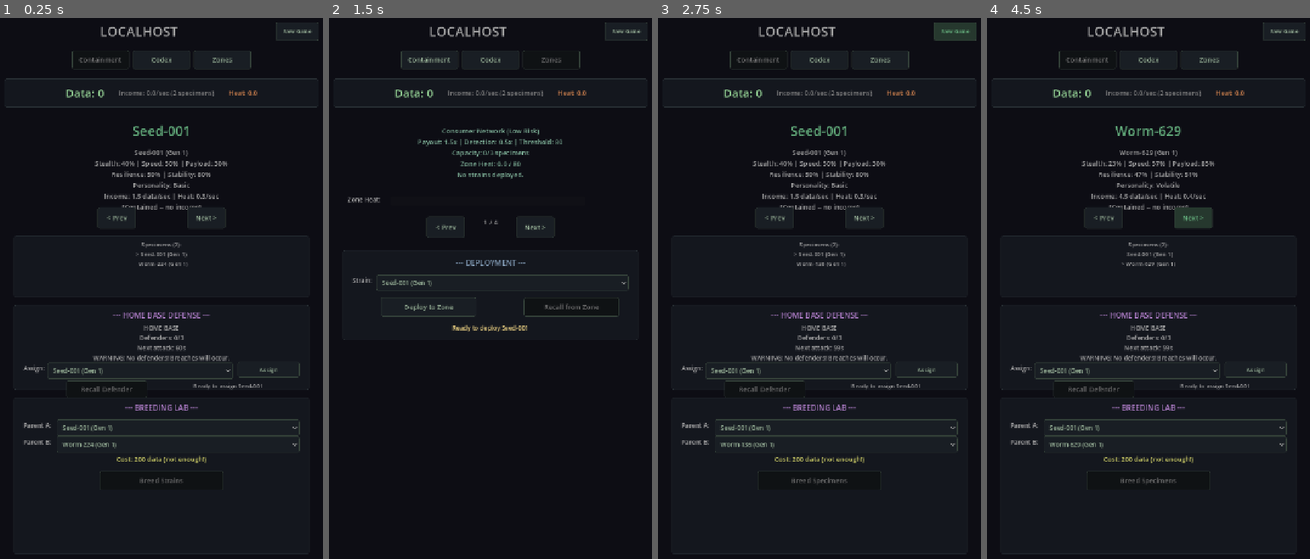
Above: before the commit, frames 1-4 (left to right).
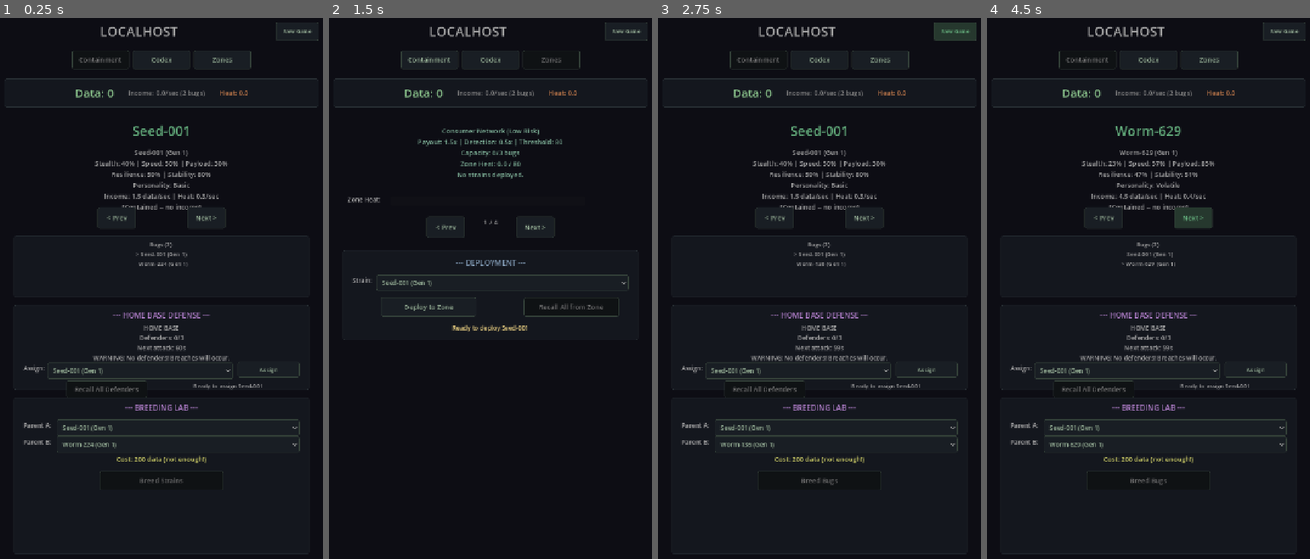
Above: after the commit, the same moments.

Repository: Dr-Bongjoose/localhost-game
Game: Godot game, scene res://scenes/main.tscn
Two runs of this game, one before a commit and one after it. Both use one fixed random seed, a clock stepped at 60 frames per second and the inputs below.
Inputs:
- Up to frame 1 (0.25 s): no input
- Up to frame 2 (1.5 s): click "Codex" at 0.5 s; click "Zones" at 1.25 s
- Up to frame 3 (2.75 s): click "New Game" at 2 s
- Up to frame 4 (4.5 s): click "< Prev" at 2.75 s; click "New Game" at 3.5 s; click "Next >" at 4.25 s

The runs differ from the first frame. In frame 1, 0.5% of the frame differs, in the area x 20-80%, y 13-70%; in frame 2, 0.6%, in the area x 20-85%, y 13-54%; in frame 3, 0.6%; in frame 4, 0.6%.

Commit message:
Rename specimens to bugs + remove active bugs from dropdowns
Rename: 'Specimen(s)' -> 'Bug(s)' in all UI text (shorter, easier to say)

Dropdown filtering:
- Breeding dropdowns: only show bugs at home base (not deployed, not defending)
  Makes no sense to breed bugs that aren't in your containment facility
- Zone deploy dropdown: only show available bugs (not deployed, not defending)
- Defender dropdown: only show available bugs (not deployed, not already defending)

Recall changes (since deployed/defending bugs aren't in dropdowns anymore):
- Zone recall: 'Recall All from Zone' -- recalls all bugs from current zone
- Defender recall: 'Recall All Defenders' -- recalls all defenders at once
- Button text shows count: 'Recall All (2)' etc.

Breed cost display:
- Shows 'Only N bug(s) at home -- recall some to breed' when not enough available
- Handles empty dropdown selection gracefully

All 7 test suites pass. Headless 600-frame load clean.

Diff:
--- a/scenes/main.tscn
+++ b/scenes/main.tscn
@@ -181,7 +181,7 @@
 offset_top = 10.0
 offset_right = 605.0
 offset_bottom = 110.0
-text = "Strains (0):"
+text = "Bugs (0):"
 horizontal_alignment = 1
 theme_override_font_sizes/font_size = 12
 autowrap_mode = 2
@@ -245,7 +245,7 @@
 offset_top = 160.0
 offset_right = 280.0
 offset_bottom = 195.0
-text = "Recall Defender"
+text = "Recall All Defenders"
 
 [node name="HomeBaseActionLabel" type="Label" parent="ScrollContainer/MarginContainer/VBox/ContainmentView/HomeBasePanel"]
 layout_mode = 0
@@ -493,7 +493,7 @@
 offset_top = 100.0
 offset_right = 580.0
 offset_bottom = 140.0
-text = "Recall from Zone"
+text = "Recall All from Zone"
 
 [node name="ZoneActionLabel" type="Label" parent="ScrollContainer/MarginContainer/VBox/ZonesView/ZoneDeployPanel"]
 layout_mode = 0
--- a/scripts/main.gd
+++ b/scripts/main.gd
@@ -263,7 +263,7 @@
 
 	# Re-enable breed button if it was cooling
 	breed_button.disabled = false
-	breed_button.text = "Breed Specimens"
+	breed_button.text = "Breed Bugs"
 
 	# Initialize a fresh new game
 	_init_new_game()
@@ -358,9 +358,9 @@
 
 func _process(delta: float) -> void:
 	# --- IDLE INCOME ---
-	# Specimens that are NOT deployed earn ZERO data. They're sitting in
+	# Bugs that are NOT deployed earn ZERO data. They're sitting in
 	# containment doing nothing -- no income, no heat. The only way to earn
-	# data is to actively deploy specimens to zones.
+	# data is to actively deploy bugs to zones.
 	# This makes every deployment a meaningful decision, not just "passive income."
 	# (Previously idle strains earned full income -- that made deployment feel
 	# optional and the game felt like a waiting simulator.)
@@ -400,7 +400,7 @@
 		if breed_cooldown <= 0.0:
 			breed_cooldown = 0.0
 			breed_button.disabled = false
-			breed_button.text = "Breed Specimens"
+			breed_button.text = "Breed Bugs"
 
 			# --- RAID NOTIFICATIONS ---
 	if not raid_notifications.is_empty():
@@ -484,7 +484,7 @@
 
 func update_strain_display() -> void:
 	if player_strains.is_empty():
-		strain_name_label.text = "No specimens"
+		strain_name_label.text = "No bugs"
 		traits_label.text = ""
 		return
 	var strain: Strain = player_strains[active_strain_index]
@@ -502,17 +502,17 @@
 func update_data_display() -> void:
 	data_label.text = "Data: %.0f" % floor(player_data)
 
-	# Only zone income counts (idle specimens earn nothing)
+	# Only zone income counts (idle bugs earn nothing)
 	var z_income: float = 0.0
 	for zone in zones:
 		z_income += zone.get_zone_income()
 
-	income_label.text = "Income: %.1f/sec (%d specimens)" % [z_income, player_strains.size()]
+	income_label.text = "Income: %.1f/sec (%d bugs)" % [z_income, player_strains.size()]
 	heat_label.text = "Heat: %.1f" % total_heat
 
 
 func update_strain_list() -> void:
-	var list_text: String = "Specimens (%d):\n" % player_strains.size()
+	var list_text: String = "Bugs (%d):\n" % player_strains.size()
 	for i in range(player_strains.size()):
 		var strain: Strain = player_strains[i]
 		var marker: String = "  "
@@ -530,30 +530,53 @@
 func update_breeding_dropdowns() -> void:
 	parent_a_dropdown.clear()
 	parent_b_dropdown.clear()
+	# Only show bugs that are at home base (not deployed, not defending)
+	# You can only breed bugs that are physically in your containment facility
+	var available: Array[int] = []
 	for i in range(player_strains.size()):
+		var strain: Strain = player_strains[i]
+		if not _is_strain_deployed(strain) and not home_base.is_defender(strain):
+			available.append(i)
+
+	for i in available:
 		var strain: Strain = player_strains[i]
 		var label: String = "%s (Gen %d)" % [strain.strain_name, strain.generation]
 		parent_a_dropdown.add_item(label, i)
 		parent_b_dropdown.add_item(label, i)
-	parent_a_dropdown.select(0)
-	if player_strains.size() > 1:
-		parent_b_dropdown.select(1)
-	else:
-		parent_b_dropdown.select(0)
+
+	if available.size() > 0:
+		parent_a_dropdown.select(0)
+		if available.size() > 1:
+			parent_b_dropdown.select(1)
+		else:
+			parent_b_dropdown.select(0)
 
 
 func update_breed_cost_display() -> void:
-	if player_strains.size() < 2:
-		breed_cost_label.text = "Need at least 2 specimens to breed"
+	# Count how many bugs are available for breeding (not deployed, not defending)
+	var available_count: int = 0
+	for strain in player_strains:
+		if not _is_strain_deployed(strain) and not home_base.is_defender(strain):
+			available_count += 1
+
+	if available_count < 2:
+		if player_strains.size() < 2:
+			breed_cost_label.text = "Need at least 2 bugs to breed"
+		else:
+			breed_cost_label.text = "Only %d bug(s) at home -- recall some to breed" % available_count
 		breed_button.disabled = true
 		return
 	var idx_a: int = parent_a_dropdown.get_selected_id()
 	var idx_b: int = parent_b_dropdown.get_selected_id()
+	if idx_a < 0 or idx_b < 0:
+		breed_cost_label.text = "No bugs selected"
+		breed_button.disabled = true
+		return
 	var strain_a: Strain = player_strains[idx_a]
 	var strain_b: Strain = player_strains[idx_b]
 	var cost: int = Breeding.get_breed_cost(strain_a, strain_b)
 	if idx_a == idx_b:
-		breed_cost_label.text = "Select two DIFFERENT specimens"
+		breed_cost_label.text = "Select two DIFFERENT bugs"
 		breed_button.disabled = true
 	elif player_data < cost:
 		breed_cost_label.text = "Cost: %d data (not enough!)" % cost
@@ -572,10 +595,10 @@
 	var idx_b: int = parent_b_dropdown.get_selected_id()
 
 	if idx_a == idx_b:
-		breed_result_label.text = "Cannot breed a specimen with itself!"
+		breed_result_label.text = "Cannot breed a bug with itself!"
 		return
 	if player_strains.size() < 2:
-		breed_result_label.text = "Need at least 2 specimens!"
+		breed_result_label.text = "Need at least 2 bugs!"
 		return
 
 	var parent_a: Strain = player_strains[idx_a]
@@ -663,7 +686,7 @@
 func update_codex_display() -> void:
 	codex_summary_label.text = codex.get_summary()
 	if codex.get_count() == 0:
-		codex_entry_label.text = "No specimens discovered yet.\nBreed specimens to fill your codex!"
+		codex_entry_label.text = "No bugs discovered yet.\nBreed bugs to fill your codex!"
 		codex_counter_label.text = "0 / 0"
 		return
 	codex_index = clampi(codex_index, 0, codex.get_count() - 1)
@@ -731,41 +754,50 @@
 	heat_fill.set_corner_radius_all(2)
 	zone_heat_bar.add_theme_stylebox_override("fill", heat_fill)
 
-	# Update deploy button state
+	# Update deploy/recall button state
 	var selected_strain: Strain = _get_selected_deploy_strain()
-	if selected_strain == null:
-		zone_deploy_button.disabled = true
+	if zone.deployed_strains.is_empty():
+		# No bugs deployed in this zone
 		zone_recall_button.disabled = true
-		zone_action_label.text = "No specimens available to deploy"
-	elif zone.has_strain(selected_strain):
-		zone_deploy_button.disabled = true
+		if selected_strain == null:
+			zone_deploy_button.disabled = true
+			if player_strains.is_empty():
+				zone_action_label.text = "No bugs available to deploy"
+			else:
+				zone_action_label.text = "All bugs are deployed or defending"
+		elif zone.is_full():
+			zone_deploy_button.disabled = true
+			zone_action_label.text = "Zone is full (%d/%d)" % [zone.deployed_strains.size(), zone.capacity]
+		else:
+			zone_deploy_button.disabled = false
+			zone_action_label.text = "Ready to deploy %s" % selected_strain.strain_name
+	else:
+		# Bugs are deployed in this zone -- can recall them
 		zone_recall_button.disabled = false
-		zone_action_label.text = "%s is deployed here" % selected_strain.strain_name
-	elif _is_strain_deployed(selected_strain):
-		zone_deploy_button.disabled = true
-		zone_recall_button.disabled = true
-		zone_action_label.text = "%s is deployed elsewhere. Recall it first." % selected_strain.strain_name
-	elif zone.is_full():
-		zone_deploy_button.disabled = true
-		zone_recall_button.disabled = true
-		zone_action_label.text = "Zone is full (%d/%d)" % [zone.deployed_strains.size(), zone.capacity]
-	else:
-		zone_deploy_button.disabled = false
-		zone_recall_button.disabled = true
-		zone_action_label.text = "Ready to deploy %s" % selected_strain.strain_name
+		zone_recall_button.text = "Recall All (%d)" % zone.deployed_strains.size()
+		if selected_strain == null or zone.is_full():
+			zone_deploy_button.disabled = true
+			if selected_strain == null and not player_strains.is_empty():
+				zone_action_label.text = "All available bugs deployed"
+			elif zone.is_full():
+				zone_action_label.text = "Zone is full (%d/%d)" % [zone.deployed_strains.size(), zone.capacity]
+			else:
+				zone_action_label.text = "No bugs to deploy"
+		else:
+			zone_deploy_button.disabled = false
+			zone_action_label.text = "Ready to deploy %s" % selected_strain.strain_name
 
 
 func update_deploy_dropdown() -> void:
 	zone_deploy_dropdown.clear()
+	# Only show bugs that are available (not deployed to any zone, not defending)
+	# Deployed bugs are recalled via the "Recall All" button instead
 	for i in range(player_strains.size()):
 		var strain: Strain = player_strains[i]
-		var label: String = "%s (Gen %d)" % [strain.strain_name, strain.generation]
-		var dep_zone: Zone = _get_strain_zone(strain)
-		if dep_zone != null:
-			label += " [%s]" % dep_zone.get_type_name()
-		zone_deploy_dropdown.add_item(label, i)
-	if player_strains.size() > 0:
-		zone_deploy_dropdown.select(0)
+		if not _is_strain_deployed(strain) and not home_base.is_defender(strain):
+			var label: String = "%s (Gen %d)" % [strain.strain_name, strain.generation]
+			zone_deploy_dropdown.add_item(label, i)
+	# No auto-select needed -- the zone display handles button state
 
 
 func _get_selected_deploy_strain() -> Strain:
@@ -793,18 +825,21 @@
 
 
 func _on_recall_pressed() -> void:
-	var strain: Strain = _get_selected_deploy_strain()
-	if strain == null:
-		return
+	# Recall ALL bugs from the current zone (since deployed bugs aren't in the dropdown)
 	var zone: Zone = zones[active_zone_index]
-	if zone.recall(strain):
-		strain_deploy_map.erase(strain.strain_name)
-		zone_action_label.text = "Recalled %s from %s" % [strain.strain_name, zone.zone_name]
+	var recalled_count: int = 0
+	for strain in zone.deployed_strains.duplicate():
+		if zone.recall(strain):
+			strain_deploy_map.erase(strain.strain_name)
+			recalled_count += 1
+	if recalled_count > 0:
+		zone_action_label.text = "Recalled %d bug(s) from %s" % [recalled_count, zone.zone_name]
+		zone_recall_button.text = "Recall from Zone"
 		update_strain_display()
 		update_strain_list()
 		update_deploy_dropdown()
 	else:
-		zone_action_label.text = "That strain isn't in this zone"
+		zone_action_label.text = "No bugs to recall from this zone"
 
 
 func _on_zone_prev_pressed() -> void:
@@ -916,12 +951,12 @@
 		return
 	home_base_info.text = home_base.get_summary()
 
-	# Update button states based on selected specimen
+	# Update button states based on selected bug
 	var selected: Strain = _get_selected_defender_strain()
 	if selected == null:
 		assign_defender_button.disabled = true
 		recall_defender_button.disabled = true
-		home_base_action_label.text = "No specimens available"
+		home_base_action_label.text = "No bugs available"
 	elif home_base.is_defender(selected):
 		assign_defender_button.disabled = true
 		recall_defender_button.disabled = false
@@ -940,22 +975,18 @@
 		home_base_action_label.text = "Ready to assign %s" % selected.strain_name
 
 
-## Populates the defender dropdown with available specimens.
+## Populates the defender dropdown with available bugs (not deployed, not already defending).
 func update_defender_dropdown() -> void:
 	defender_dropdown.clear()
 	for i in range(player_strains.size()):
 		var strain: Strain = player_strains[i]
-		var label: String = "%s (Gen %d)" % [strain.strain_name, strain.generation]
-		if home_base != null and home_base.is_defender(strain):
-			label += " [Defender]"
-		elif _is_strain_deployed(strain):
-			label += " [%s]" % _get_strain_zone(strain).get_type_name()
-		defender_dropdown.add_item(label, i)
-	if player_strains.size() > 0:
-		defender_dropdown.select(0)
-
-
-## Returns the specimen currently selected in the defender dropdown.
+		# Only show bugs that are at home base and not already defending
+		if not _is_strain_deployed(strain) and not home_base.is_defender(strain):
+			var label: String = "%s (Gen %d)" % [strain.strain_name, strain.generation]
+			defender_dropdown.add_item(label, i)
+
+
+## Returns the bug currently selected in the defender dropdown.
 func _get_selected_defender_strain() -> Strain:
 	if player_strains.is_empty():
 		return null
@@ -965,7 +996,7 @@
 	return player_strains[idx]
 
 
-## Assigns the selected specimen as a home base defender.
+## Assigns the selected bug as a home base defender.
 func _on_assign_defender_pressed() -> void:
 	var strain: Strain = _get_selected_defender_strain()
 	if strain == null:
@@ -980,19 +1011,18 @@
 		home_base_action_label.text = "Failed to assign (base full?)"
 
 
-## Recalls the selected specimen from defender duty.
+## Recalls all defenders from home base defense duty.
 func _on_recall_defender_pressed() -> void:
-	var strain: Strain = _get_selected_defender_strain()
-	if strain == null:
-		return
-	if home_base.recall_defender(strain):
-		home_base_action_label.text = "Recalled %s from defense" % strain.strain_name
-		update_strain_display()
-		update_strain_list()
-		update_defender_dropdown()
-		update_home_base_display()
-	else:
-		home_base_action_label.text = "That specimen isn't defending"
+	if home_base.defenders.is_empty():
+		home_base_action_label.text = "No defenders to recall"
+		return
+	var count: int = home_base.defenders.size()
+	home_base.defenders.clear()
+	home_base_action_label.text = "Recalled %d defender(s)" % count
+	update_strain_display()
+	update_strain_list()
+	update_defender_dropdown()
+	update_home_base_display()
 
 
 ## Resolves a home base attack: defenders roll resilience vs attack strength.
--- a/scripts/zone.gd
+++ b/scripts/zone.gd
@@ -314,7 +314,7 @@
 	text += "Payout: %.1fx | Detection: %.1fx | Threshold: %.0f\n" % [
 		data_value, detection_rate, detection_threshold
 	]
-	text += "Capacity: %d/%d specimens\n" % [deployed_strains.size(), capacity]
+	text += "Capacity: %d/%d bugs\n" % [deployed_strains.size(), capacity]
 	text += "Zone Heat: %.1f / %.0f\n" % [zone_heat, detection_threshold]
 	if not deployed_strains.is_empty():
 		text += "Deployed:\n"
